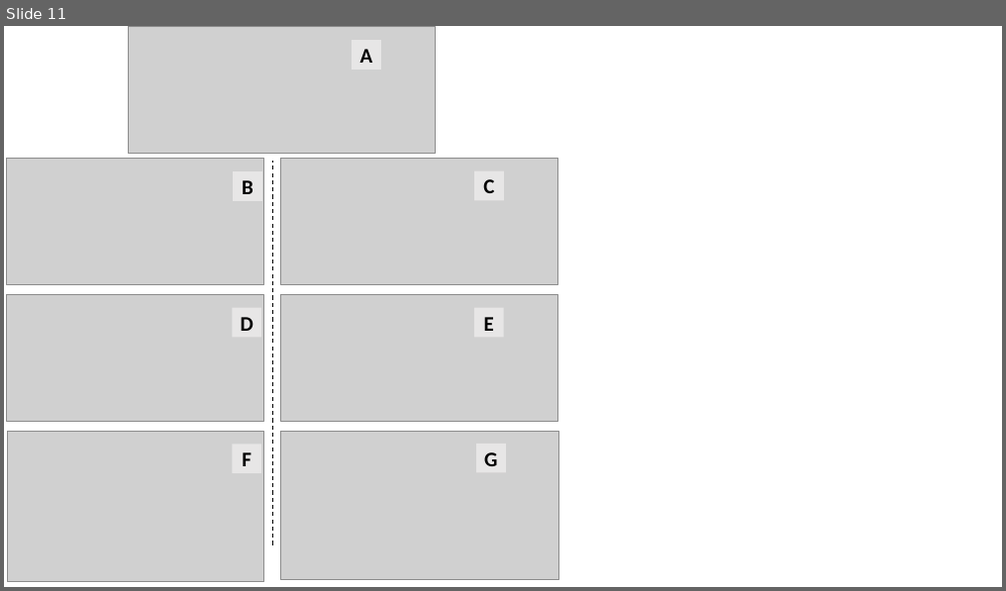
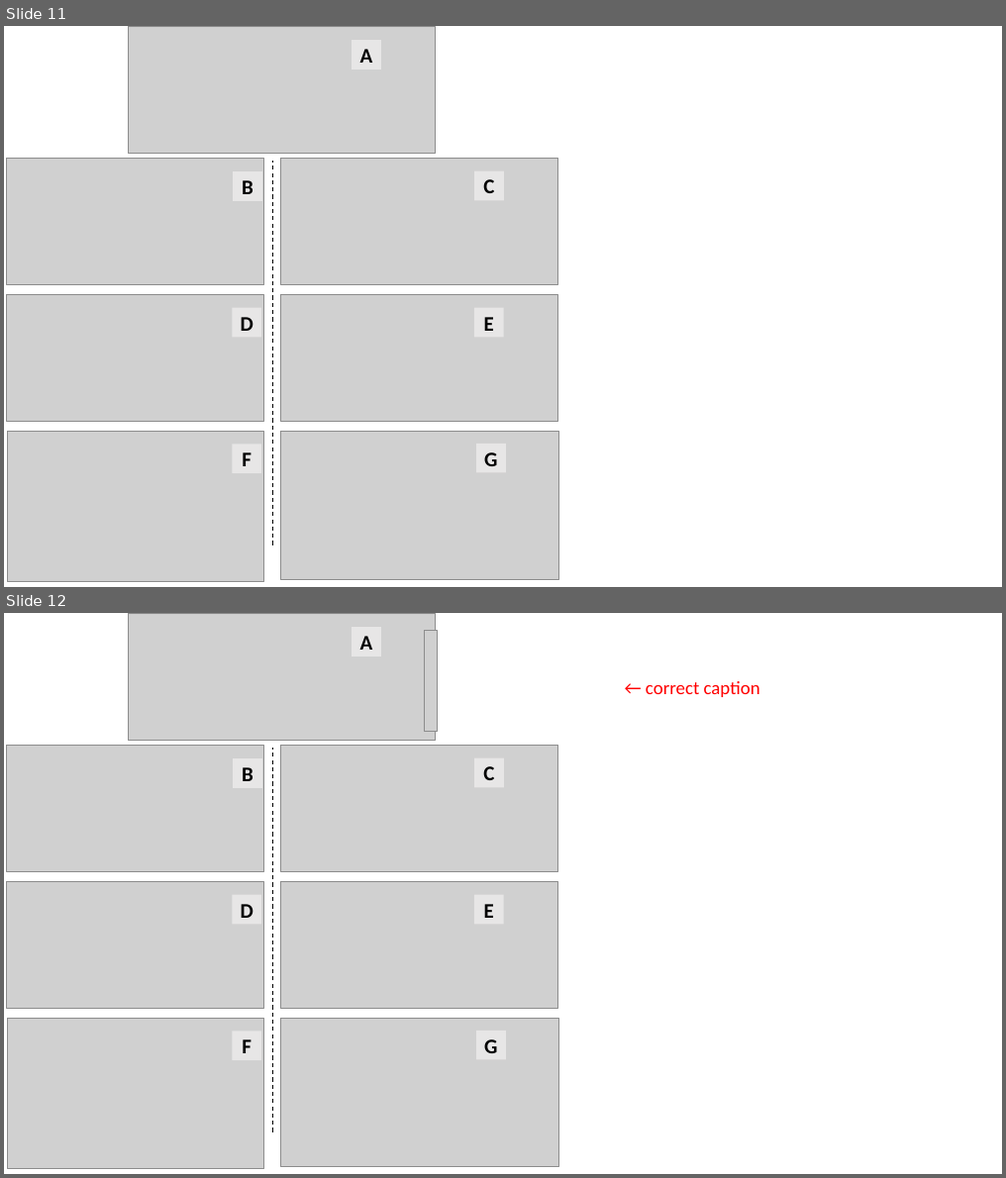
Before and after one commit to MarcoLandtHayen/reconstruct_missing_data, a slide deck: figures/figures_eScience.pptx. Shown one above the other, each under a label of ours: slide 11 before the commit, slides 11 and 12 after it. The pictures are 1006x591 and 1006x1178 pixels, drawn with LibreOffice and Linux fonts; fonts in the diff are those of the drawing; grey boxes stand for pictures. Boxes give left, top, right and bottom in pixels: in the first picture for what was removed or moved away, otherwise in the second. Text is boxed around its words. In the diff, an @@ line names an element or a change of style, - is before the commit and + after.

Commit message:
Fix color bar caption in figure (#89)

```diff
--- a/figures/figures_eScience.pptx
+++ b/figures/figures_eScience.pptx
@@ slide 12 added at bbox=[4, 613, 1002, 1174], background #FFFFFF @@
@@ picture added at bbox=[129, 614, 436, 741] @@
@@ rectangle added at bbox=[351, 627, 380, 657], fill #E7E6E6, 20 pt, text #000000, bold @@
+A
@@ picture added at bbox=[424, 630, 437, 731] @@
@@ text added at bbox=[646, 681, 760, 697], 18 pt, text #FF0000 @@
+← correct caption
@@ picture added at bbox=[7, 745, 263, 871] @@
@@ rectangle added at bbox=[233, 759, 262, 788], fill #E7E6E6, 20 pt, text #000000, bold @@
+B
@@ line added from (272, 1133) to (272, 748), #000000 1 pt dashed @@
@@ picture added at bbox=[280, 745, 557, 871] @@
@@ rectangle added at bbox=[475, 759, 504, 787], fill #E7E6E6, 20 pt, text #000000, bold @@
+C
@@ picture added at bbox=[7, 881, 263, 1008] @@
@@ rectangle added at bbox=[233, 895, 261, 925], fill #E7E6E6, 20 pt, text #000000, bold @@
+D
@@ picture added at bbox=[280, 881, 557, 1008] @@
@@ rectangle added at bbox=[474, 895, 503, 925], fill #E7E6E6, 20 pt, text #000000, bold @@
+E
@@ picture added at bbox=[7, 1019, 263, 1169] @@
@@ picture added at bbox=[281, 1019, 558, 1167] @@
@@ rectangle added at bbox=[233, 1032, 261, 1060], fill #E7E6E6, 20 pt, text #000000, bold @@
+F
@@ rectangle added at bbox=[476, 1031, 506, 1059], fill #E7E6E6, 20 pt, text #000000, bold @@
+G
```
Also in this commit, not shown: 1 other file.
